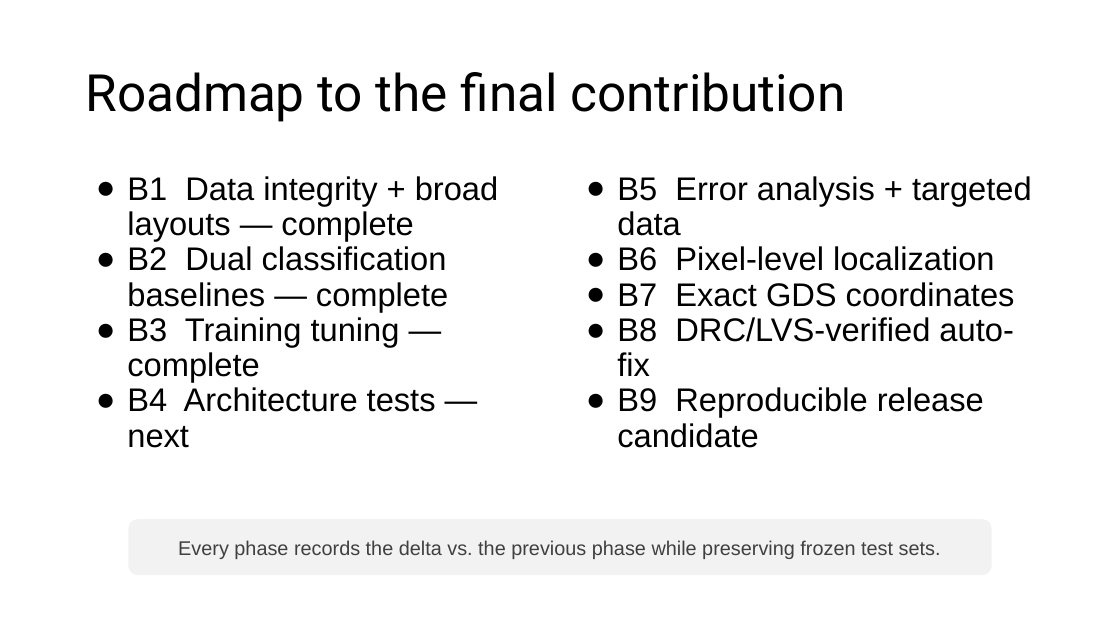
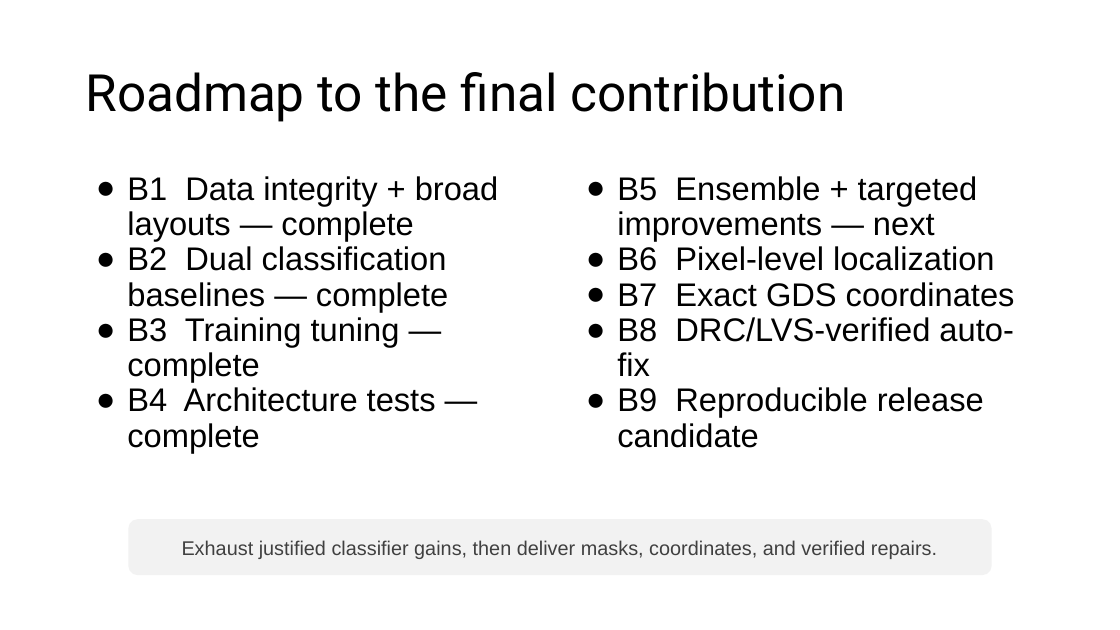
Before and after one commit to nocleo/ADVLSI2_Project_updated, a slide deck: slide 15 of presentation/ADVLSI2_DRC_CNN_Project_Progress.pptx. Drawn at 1120x630 pixels with LibreOffice and Linux fonts; fonts in the diff are those of the drawing. Boxes give left, top, right and bottom in pixels: in the first picture for what was removed or moved away, otherwise in the second. Text is boxed around its words. In the diff, an @@ line names an element or a change of style, - is before the commit and + after.

Commit message:
Document completed B4 architecture experiment

```diff
--- a/presentation/ADVLSI2_DRC_CNN_Project_Progress.pptx
+++ b/presentation/ADVLSI2_DRC_CNN_Project_Progress.pptx
@@ text at [617, 176, 978, 241]: text changed @@
-● B5 Error analysis + targeted data
+● B5 Ensemble + targeted improvements — next
@@ text at [127, 387, 436, 453]: text changed @@
-● B4 Architecture tests — next
+● B4 Architecture tests — complete
@@ text in rounded rectangle at [182, 540, 937, 559]: text changed @@
-Every phase records the delta vs. the previous phase while preserving frozen test sets.
+Exhaust justified classifier gains, then deliver masks, coordinates, and verified repairs.
```
Also in this commit, not shown: 3 other slides changed, 2 slides added, 6 other files.
